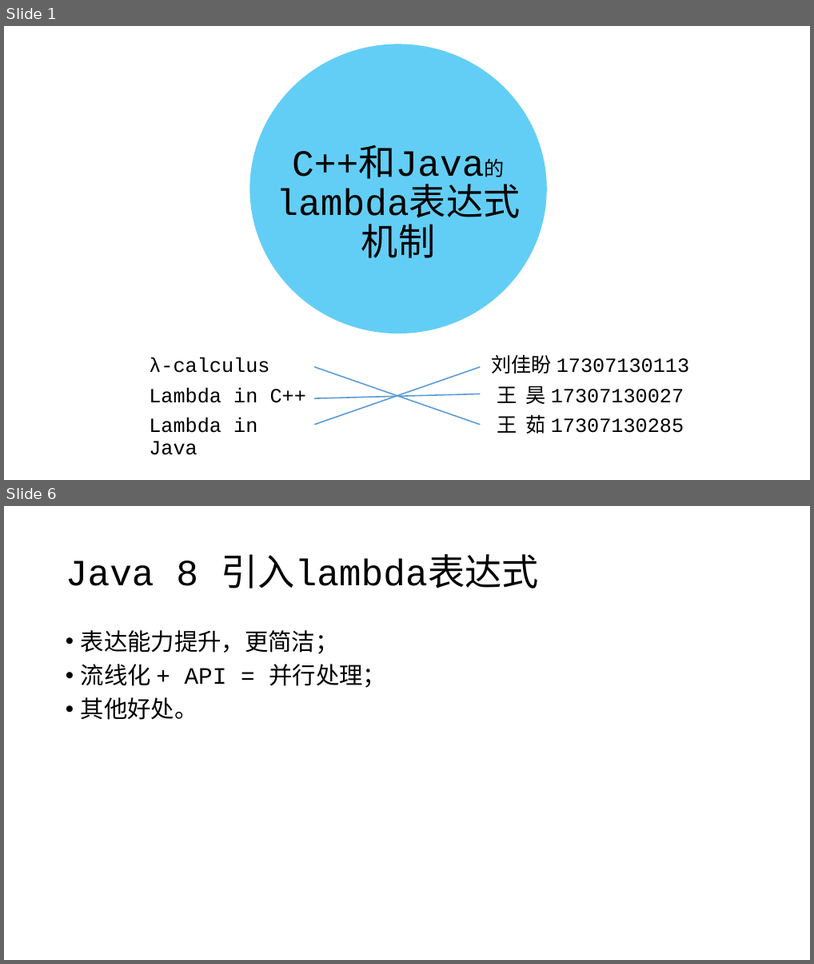
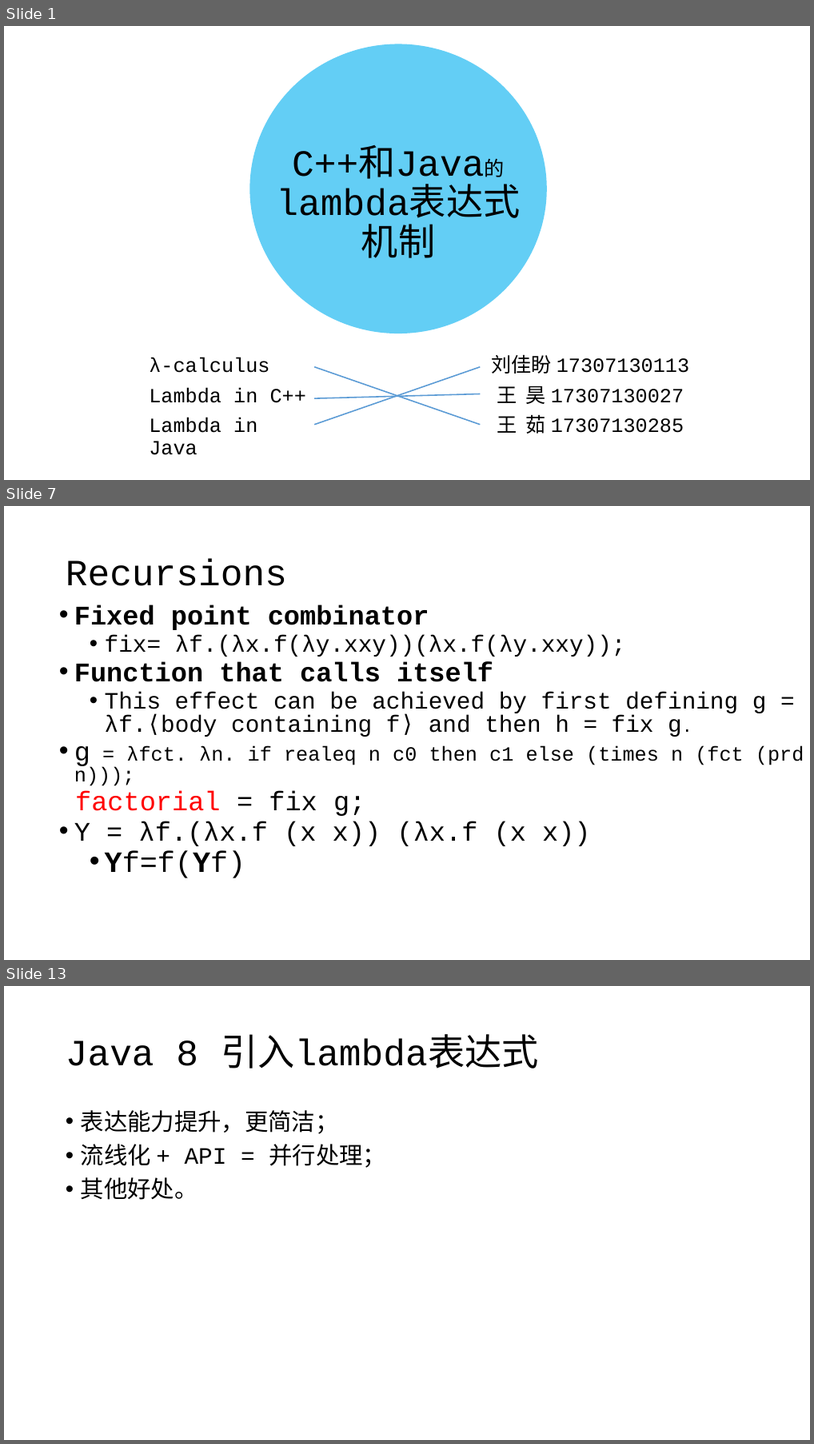
Before and after one commit to RuWang-0/lambda-in-Java-C-, a slide deck: lambda-ppt.pptx. Shown one above the other, each under a label of ours: slides 1 and 6 before the commit, slides 1, 7 and 13 after it; the slides between them are not shown. The pictures are 814x964 and 814x1444 pixels, drawn with LibreOffice and Linux fonts; fonts in the diff are those of the drawing. Boxes give left, top, right and bottom in pixels: in the first picture for what was removed or moved away, otherwise in the second. Text is boxed around its words. In the diff, an @@ line names an element or a change of style, - is before the commit and + after.

```diff
--- a/lambda-ppt.pptx
+++ b/lambda-ppt.pptx
@@ slide 7 added at (x1=4, y1=506, x2=810, y2=960), background #FFFFFF @@
@@ title added at (x1=66, y1=560, x2=287, y2=586), 44 pt, text #000000 @@
+Recursions
@@ text added at (x1=74, y1=605, x2=805, y2=878), 28 pt, text #000000 @@
+  • Fixed point combinator
+    • fix= λf.(λx.f(λy.xxy))(λx.f(λy.xxy));
+  • Function that calls itself
+    • This effect can be achieved by first defining g = λf.⟨body containing f⟩ and then h = fix g.
+  • g = λfct. λn. if realeq n c0 then c1 else (times n (fct (prd n)));
+  factorial = fix g;
+  • Y = λf.(λx.f (x x)) (λx.f (x x))
+    • Yf=f(Yf)
@@ what was slide 6 is now slide 13 @@
```
Also in this commit, not shown: 8 other slides added, 2 slides removed, 2 other files.
